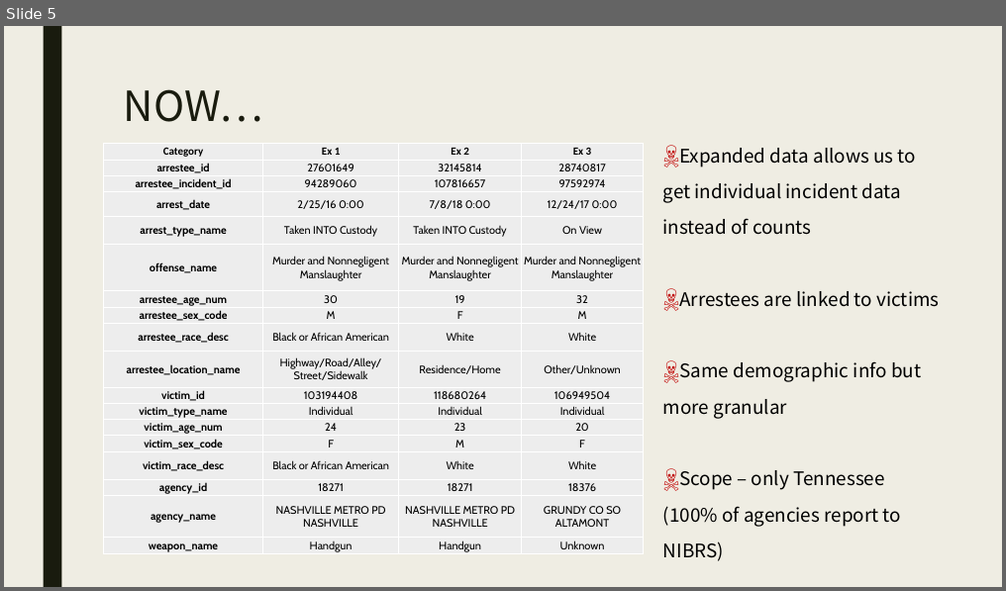
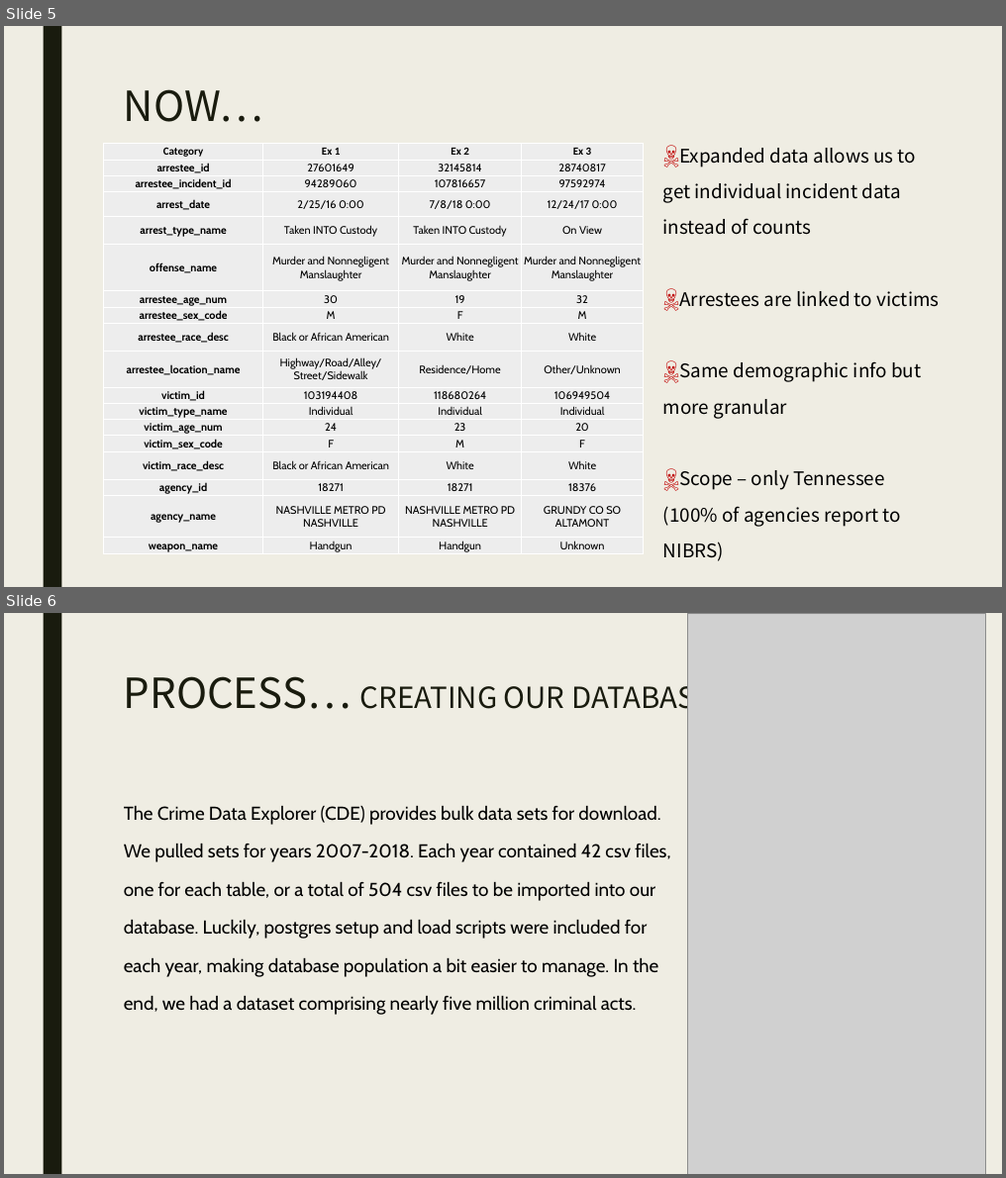
Before and after one commit to karenemcgee/HomicideMachineLearning, a slide deck: Homicide_Machine_Learning.pptx. Shown one above the other, each under a label of ours: slide 5 before the commit, slides 5 and 6 after it. The pictures are 1006x591 and 1006x1178 pixels, drawn with LibreOffice and Linux fonts; fonts in the diff are those of the drawing; grey boxes stand for pictures. Boxes give left, top, right and bottom in pixels: in the first picture for what was removed or moved away, otherwise in the second. Text is boxed around its words. In the diff, an @@ line names an element or a change of style, - is before the commit and + after.

```diff
--- a/Homicide_Machine_Learning.pptx
+++ b/Homicide_Machine_Learning.pptx
@@ slide 6 added at [4, 613, 1002, 1174], background #EFEDE3; not listed: 1 template element that a slide beside it also shows @@
@@ picture added at [687, 613, 985, 1174] @@
@@ title added at [124, 676, 712, 716], 28 pt, text #191B0E @@
+PROCESS… CREATING OUR DATABASE
@@ text added at [124, 805, 670, 1015], 18 pt, text #000000 @@
+The Crime Data Explorer (CDE) provides bulk data sets for download. We pulled sets for years 2007-2018. Each year contained 42 csv files, one for each table, or a total of 504 csv files to be imported into our database. Luckily, postgres setup and load scripts were included for each year, making database population a bit easier to manage. In the end, we had a dataset comprising nearly five million criminal acts.
```
Also in this commit, not shown: 1 slide changed, 11 other slides added, 3 slides removed, 23 other files.
